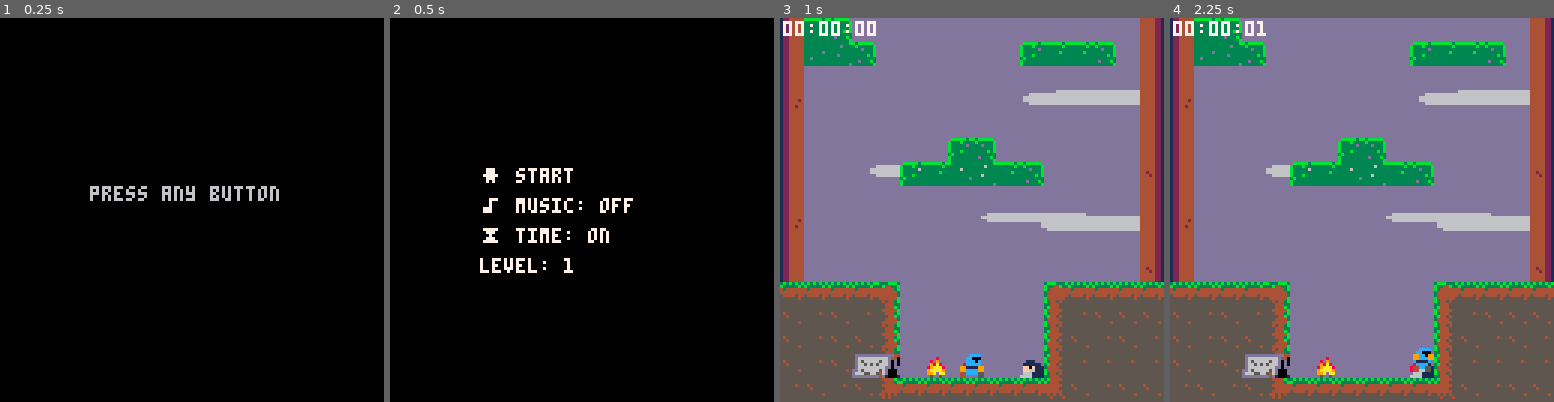
Above: before the commit, frames 1-4 (left to right).
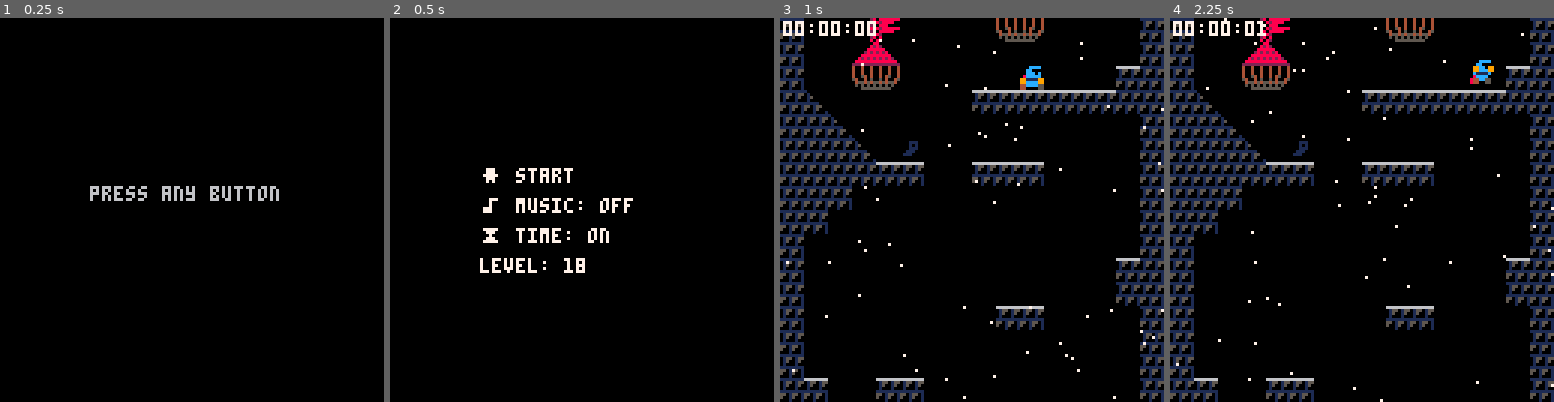
Above: after the commit, the same moments.

Repository: xdinterface/jump-king-demake
Game: PICO-8 cartridge jkd.p8
Two runs of this game, one before a commit and one after it. Both use one fixed random seed, a clock stepped at 60 frames per second and the inputs below.
Inputs:
- Up to frame 1 (0.25 s): no input
- Up to frame 2 (0.5 s): tap X (X key) at 0.33 s
- Up to frame 3 (1 s): tap O (Z key) at 0.7 s
- Up to frame 4 (2.25 s): tap X (X key) at 1.07, 1.85 s; hold Right 1.6-2.1 s; tap O (Z key) at 1.7, 2.1 s; hold Up from 2.15 s (still down)

Frame 1 is identical in both runs. In frame 2, less than 0.1% of the frame differs, in the area x 48-51%, y 62-67%; in frame 3, 98%; in frame 4, 98%, in the area x 0-100%, y 0-100%.

Commit message:
Fixed walking on cusotm collision tiles

Diff:
--- a/game/player/collision.lua
+++ b/game/player/collision.lua
@@ -39,12 +39,14 @@
 		return false
 	end
 
-	if tile_id == 118 or tile_id == 36 then
-		return rel_x >= 7
-	elseif tile_id == 119 or tile_id == 37 then
-		return rel_x < 1
+	if tile_id == 118 or tile_id == 36 or tile_id == 48 then
+		return rel_x >= 6
+	elseif tile_id == 119 or tile_id == 37 or tile_id == 49 then
+		return rel_x < 2
 	elseif tile_id == 120 or tile_id == 121 then
 		return rel_y < 2
+	elseif tile_id == 110 then
+		return rel_y < 4
 	end
 
 	return false
@@ -134,7 +136,7 @@
 			local tile_id = mget(tx, ty)
 
 			--check if it's a custom hitbox tile
-			if (tile_id >= 118 and tile_id <= 121) or tile_id == 36 or tile_id == 37 then
+			if (tile_id >= 118 and tile_id <= 121) or tile_id == 36 or tile_id == 37 or tile_id == 48 or tile_id == 49 or tile_id == 110 then
 				if is_point_in_custom_tile(px, py, tx, ty, tile_id) then
 					return true
 				end
@@ -152,7 +154,7 @@
 
 			for tx = tile_x1, tile_x2 do
 				local tile_id = mget(tx, tile_y)
-				if (tile_id >= 118 and tile_id <= 121) or tile_id == 36 or tile_id == 37 then
+				if (tile_id >= 118 and tile_id <= 121) or tile_id == 36 or tile_id == 37 or tile_id == 48 or tile_id == 49 or tile_id == 110 then
 					--check horizontal span for narrow columns
 					for check_x = orig_x1, orig_x2 do
 						if is_point_in_custom_tile(check_x, orig_y1, tx, tile_y, tile_id) then
@@ -285,7 +287,12 @@
 		local ground_tile = mget(tile_x, tile_y)
 
 		--check if this position has solid ground
-		if fget(ground_tile, 0) then
+		local is_solid = fget(ground_tile, 0)
+		if not is_solid and ((ground_tile >= 118 and ground_tile <= 121) or ground_tile == 36 or ground_tile == 37 or ground_tile == 48 or ground_tile == 49 or ground_tile == 110) then
+			is_solid = is_point_in_custom_tile(check_x, check_y, tile_x, tile_y, ground_tile)
+		end
+
+		if is_solid then
 			--check if there's a diagonal tile at the same position that would block access
 			local player_tile_y = flr((y + h) / 8)  --player's bottom edge tile
 			local diagonal_tile = mget(tile_x, player_tile_y)
--- a/game/player/update.lua
+++ b/game/player/update.lua
@@ -197,13 +197,13 @@
                                         local tile_y = flr(check_y / 8)
                                         local tile_id = mget(tile_x, tile_y)
 
-                                        if fget(tile_id, 0) or (tile_id >= 118 and tile_id <= 121) or tile_id == 36 or tile_id == 37 then
+                                        if fget(tile_id, 0) or (tile_id >= 118 and tile_id <= 121) or tile_id == 36 or tile_id == 37 or tile_id == 48 or tile_id == 49 or tile_id == 110 then
                                                 found_wall = true
                                                 --custom snapping for column/row tiles
-                                                if tile_id == 119 or tile_id == 37 then
-                                                        wall_x = tile_x * 8 + 1
-                                                elseif tile_id == 118 or tile_id == 36 then
-                                                        wall_x = tile_x * 8 + 7
+                                                if tile_id == 119 or tile_id == 37 or tile_id == 49 then
+                                                        wall_x = tile_x * 8 + 2
+                                                elseif tile_id == 118 or tile_id == 36 or tile_id == 48 then
+                                                        wall_x = tile_x * 8 + 6
                                                 elseif tile_id == 120 or tile_id == 121 then
                                                         return
                                                 else
@@ -253,7 +253,7 @@
                                         local tile_y = flr(check_y / 8)
                                         local tile_id = mget(tile_x, tile_y)
 
-                                        if fget(tile_id, 0) or (tile_id >= 118 and tile_id <= 121) or tile_id == 36 or tile_id == 37 then
+                                        if fget(tile_id, 0) or (tile_id >= 118 and tile_id <= 121) or tile_id == 36 or tile_id == 37 or tile_id == 48 or tile_id == 49 or tile_id == 110 then
                                                 found_wall = true
                                                 --custom snapping for column/row tiles
                                                 if tile_id == 118 or tile_id == 36 then
--- a/init.lua
+++ b/init.lua
@@ -127,7 +127,7 @@
     game_music=false
     show_time=true
     max_menu=0
-    init_lvl=1
+    init_lvl=18
     s=0
 
 
--- a/jkd.p8
+++ b/jkd.p8
@@ -286,7 +286,7 @@
 
 
 __gff__
-0000000000000000000001000000000001010101010101414141040201010108100100010000808000010100010101010000000000000000000000000000000001010101010101000101010101010101010101010101010101010402100801010210020401000101010101010402010101010101200100000000000001000001
+0000000000000000000001000000000001010101010101414141040201010108100100010000808000010100010101010000010100000000000000000000000001010101010101000101010101010101010101010101010101010402100801010210020401000101010101010402000101010101200100000000000001000001
 0000000000000000000000000000000000000000000000000000000000000000000000000000000000000000000000000000000000000000000000000000000000000000000000000000000000000000000000000000000000000000000000000000000000000000000000000000000000000000000000000000000000000000
 __map__
 4c00000000000000000000000000004d58000000000000000000000000000058660000000000000000000000000000676a00000000000000000000000000006a7c0000747400000000000000000000756a6a006a6a6a6a6a6a6a6a6a6a006a6a1e00000000000000000000000000001e00000000000000000000000000000000
@@ -296,26 +296,26 @@
 4b48494a00000000000000000000004d58585858580000585800000000000058660000000000000000000000000000676a00000000000000000000000000006a7100000000000000000000000000007c710000000000000000000000000000701e00000000000000000000000018171e00000000232323232323232323230000
 4b00000000000000000000000000004d58000000000000005800000000000058660000000000000000000000000000676a00006463000000000000626400006a71000000000074007474747400000070710000000000000000000000000000701e00000000000000000000000000001e00230000232323232323232300000000
 4c00000000000000000000000000004d58000000000000005800000000595958646463000000696969690000000000676a00000000000000000000000000006a710000000000730073737373000000707100000000000000006b0000000000701e00000000000000000000000000001e00000000232323232323232300000000
-4b00000000000051505200000000004d58000000000000005800000000000058666868000000000000000000000000676a00000000000000000000000000006a7c000000000075000000000000000075710000000000000000000000000000701e00000000181900000000000000001e00000000000000000000002300000000
-4b000000000051567f5400000000004e58000000290000005800000000000058666868630000000000000000006264646a6b6b6b00000000000000006b6b6b6a7100000000007c74000000000000007071000000006b6b0000000000000000701e000000000000001819000000001b1e00000000000000000000002300000000
-4b0000005150567f7f5400000000004d58000000290000005859000000000058666868686300000000000000006868676a00000000000000000000000000006a7100000000007573000000000000726f710000000000000000000000000000701e000000000000000000000000001c1e00000000000000000000002300000000
-4c00000000000000000000000051524d5800000029000059585c000000590058666868686863000000000069696868676a000000000000000000000000002b6a75000000000000000000000000006f6f710000000000000000000000000000701e00000000000000000000000000001e00230000232300000000000000000000
-4b00000000000000000000000000004d58570000290000000000000000000058660000000000000000000000000000676a000000000000000000006c00006b6a71000000000000000000000000006f6f7100000000000000006b6b00000000701e17171a00000000000000000000001e00000000230000000000000000000000
-4b00000000000000000000000000004d58000000290000000000000000000058660000000000000000000000000000676a00006d6b00006b6b00006a6c00006a717200000000727272000000000000706f7272000000000000000000000000701e00001f1a000000000000000000001e00000000000000000000000000000000
-4c00000000000000000000000000004e58000000580000000000000000002b58660000000000000000000000000000676a00006a6a00006a6a00006a6a00006a716f0000000000000000000000000070710000000000000000000000000000701e0000001f171900001819000000001e00000000000000000000002300000000
-4b4a480000000000000051520000004d58000057585900002a00002a0000595866484a4848490000000000000000006766000000000000000000000000000067716f7200000000000000000000000070710000000000000000000000000000701e00000000000000000000000000001e00000000000000000000002300000000
-4b00000000000000000000000000004d5800000058585a000000000000005858660000000000000000000000000000676600000000000000000000000000006771000000007200000000000000000070710000000000000000000000000000701e00000000000000000000000018171e00000000230000000000000000000000
-4b00000000000000000000000000004d580000005858585a0000000000005858660000000000000000000000000000676600000000000000000000000000006771000000000072727200000000000070710000000000000000000000000000701e00000000000000000000000000001e00000000000024250000000000000000
-4b00000000000000000000000000004d5859000058585858000000000000585866000000000000005f5f0000000000676600000000006969696900000000006771000000000000000000000000000070710000000072720000000000000000701e00000000000000000000000000001e00000000000000000000000000000000
-4c4900004a4b000000004b4e0000004e585800000000000000000000000000585800000000000000000000000000005e6600000000000000000000000000006771000000000000000000000000000070710000000000000000000000000000701e00000000000000000000000000001e00000000000000000000000000000000
-4b000000004b0000000000000000004d585800000000000000000000000000585800000000000000000000005f5f005e660000000000000000000000002b006771000000000000000000000062646470710000000000000000727200000000701e00000000000000000000000000001e00000000000000000000002300000000
-4c000000004b0000000000000000004d575757575757575700000000000000585800000000000000000000000000005e6600006969000000000000000069696771000062646300000000000000000070710000000000000000000000000074751e0000000000006b6b0000000000001e00000000000000002300002300000000
-4b000000004b4e00000000000000004d5858585c000000000000000000000058580000000000005f000000000000005e66000000000000000000000000000067710000000000000062646300000000707c74000000000000000000000000726f1e00000000000000000000000000001e00000000000000000000002300000000
-4b000000004c000000004e480000004e58585c00000000000000000000005958580000000000005e000000000000005e66000000000000000000000000000067710000000000000000000000000000706f7200000072720000000000000000706a000000000000000000000000006b6a00000000000000000000002300000000
-4b0000000000000000004d000000004d585c0000000000000000000000005858580000000000005e5f5f00006500005e66000000000000696900000000000067716e00006e0000000000000000000070710000000000000000727200000000706a00000000006d6b6b6c00000000006a00000023230000000000002300000000
-4b00000000000000004b4d000000004d5800000000000000000000000000585858000000000000005e0000000000005e660000000000000000000000000000677100000000006e00006e000000000070710000000000000000000000007474756a000000006d6a00006a6c000000006a00000000230000000000002300000000
-4b00000000000000004b4d0000004a4d5800000000005b5959000000000058585800000000000000000000000000005e666464630000000000000000000000677100000000000000000000006e0000707c00000000000000000000000072726f6a0000006d6a000000006a6c0000006a00000000000000000000002300000000
-4c484900004a4800004b4d000000004e5800000000005858585a0000005b585858000000000000000000000000005f5e666868646300000000000062640000676a00000000000000000000000000006a7c0000000000000000000000000000756a0000006a000000000000000000006a00000000000000000000232300000000
+4b00000000000000515200000000004d58000000000000005800000000000058666868000000000000000000000000676a00000000000000000000000000006a7c000000000075000000000000000075710000000000000000000000000000701e00000000181900000000000000001e00000000000000000000002300000000
+4b000000000000517f5400000000004e58000000290000005800000000000058666868630000000000000000006264646a6b6b6b00000000000000006b6b6b6a7100000000007c74000000000000007071000000006b6b0000000000000000701e000000000000001819000000001b1e00000000000000000000002300000000
+4b000000000051567f5400000000004d58000000290000005800000000000058666868686300000000000000006868676a00000000000000000000000000006a7100000000007573000000000000726f710000000000000000000000000000701e000000000000000000000000001c1e00000000000000000000002300000000
+4c00000051520000000000000051524d58000000290000005859000000000058666868686863000000000069696868676a000000000000000000000000002b6a75000000000000000000000000006f6f710000000000000000000000000000701e00000000000000000000000000001e00230000232300000000000000000000
+4b00000000000000000000000000004d5857000029000059585c000000590058660000000000000000000000000000676a000000000000000000006c00006b6a71000000000000000000000000006f6f7100000000000000006b6b00000000701e17171a00000000000000000000001e00000000230000000000000000000000
+4b00000000000000000000000000004d58000000290000000000000000000058660000000000000000000000000000676a00006d6b00006b6b00006a6c00006a710000000000727272000000000000706f7272000000000000000000000000701e00001f1a000000000000000000001e00000000000000000000000000000000
+4c00000000000000000000000000004e58000000580000000000000000002b58660000000000000000000000000000676a00006a6a00006a6a00006a6a00006a71000000000000000000000000000070710000000000000000000000000000701e0000001f171900001819000000001e00000000000000000000002300000000
+4b4a480000000000005150520000004d58000057585900002a00002a0000595866484a484849000000000000000000676600000000000000000000000000006771000000000000000000720000000070710000000000000000000000000000701e00000000000000000000000000001e00000000000000000000002300000000
+4b00000000000000000000000000004d5800000058585a0000000000000058586600000000000000000000000000006766000000000000000000000000000067710000000000007272726f0000000070710000000000000000000000000000701e00000000000000000000000018171e00000000230000000000000000000000
+4b00000000000000000000000000004d580000005858585a0000000000005858660000000000000000000000000000676600000000000000000000000000006771003031000000000000000000000070710000000000000000000000000000701e00000000000000000000000000001e00000000000024250000000000000000
+4b00000000000000000000000000004d5859000058585858000000000000585866000000000000005f5f0000000000676600000000006969696900000000006771006263000030310000000000000070710000000072720000000000000000701e00000000000000000000000000001e00000000000000000000000000000000
+4c4900004a4b000000004b4e0000004e585800000000000000000000000000585800000000000000000000000000005e6600000000000000000000000000006771003233000062630000000000000070710000000000000000000000000000701e00000000000000000000000000001e00000000000000000000000000000000
+4b000000004b0000000000000000004d585800000000000000000000000000585800000000000000000000005f5f005e660000000000000000000000002b006771000000000032330000000000000070710000000000000000727200000000701e00000000000000000000000000001e00000000000000000000002300000000
+4c000000004b0000000000000000004d575757575757575700000000000000585800000000000000000000000000005e6600006969000000000000000069696771000000000000000000003031000070710000000000000000000000000074751e0000000000006b6b0000000000001e00000000000000002300002300000000
+4b000000004b4e00000000000000004d5858585c000000000000000000000058580000000000005f000000000000005e66000000000000000000000000000067710000000000000000000062630000707c74000000000000000000000000726f1e00000000000000000000000000001e00000000000000000000002300000000
+4b000000004c000000004e480000004e58585c00000000000000000000005958580000000000005e000000000000005e66000000000000000000000000000067710000000000000000000032330000706f7200000072720000000000000000706a000000000000000000000000006b6a00000000000000000000002300000000
+4b0000000000000000004d000000004d585c0000000000000000000000005858580000000000005e5f5f00006500005e660000000000006969000000000000677100000000006e6e0000000000000070710000000000000000727200000000706a00000000006d6b6b6c00000000006a00000023230000000000002300000000
+4b00000000000000004b4d000000004d5800000000000000000000000000585858000000000000005e0000000000005e66000000000000000000000000000067716e0000000000000000000000000070710000000000000000000000007474756a000000006d6a00006a6c000000006a00000000230000000000002300000000
+4b00000000000000004b4d0000004a4d5800000000005b5959000000000058585800000000000000000000000000005e66646463000000000000000000000067710000000000000000006e006e0000707c00000000000000000000000072726f6a0000006d6a000000006a6c0000006a00000000000000000000002300000000
+4c484900004a4800004b4d000000004e5800000000005858585a0000005b585858000000000000000000000000005f5e666868646300000000000062640000676a0000006e00006e000000000000006a7c0000000000000000000000000000756a0000006a000000000000000000006a00000000000000000000232300000000
 4b00000000000000000000000000004d585959000000585858580000005858585800000000000000000000000000005e666868646463000000006264000000676a00000000000000000000000000006a710000000000000000000000000000706a0000006a0000000000000000006b6a00000000000000000000002300000000
 4c00000000000000000000000000004d5800000000005858585800000058585858000000000000005f0000000000005e666868686864000000006800000000676a0000000000000000006e00006e006a710000000000000000000000000000706a0000005e000000005f5f5f0000006a00000000000000230000002300000000
 4b00000000000000000000000000004d5800000000005858585c00005b5858585800000000000000000000005f5f005e660000000068000000000000000000676a00000000000000000000000000006a710000000000000000007400747400705e0000005e0000000000005e0000005e00000000230000000000002300000000
--- a/menu/level.lua
+++ b/menu/level.lua
@@ -52,8 +52,8 @@
 		p.x = 543
 		p.y = 496
 	elseif effective_lvl == 18 then
-		p.x = 587
-		p.y = 352
+		p.x = 592
+		p.y = 400
 	elseif effective_lvl == 19 then
 		p.x = 548
 		p.y = 232
Not shown, changed: 25 lines of the sprite sheet (__gfx__) section of jkd.p8
